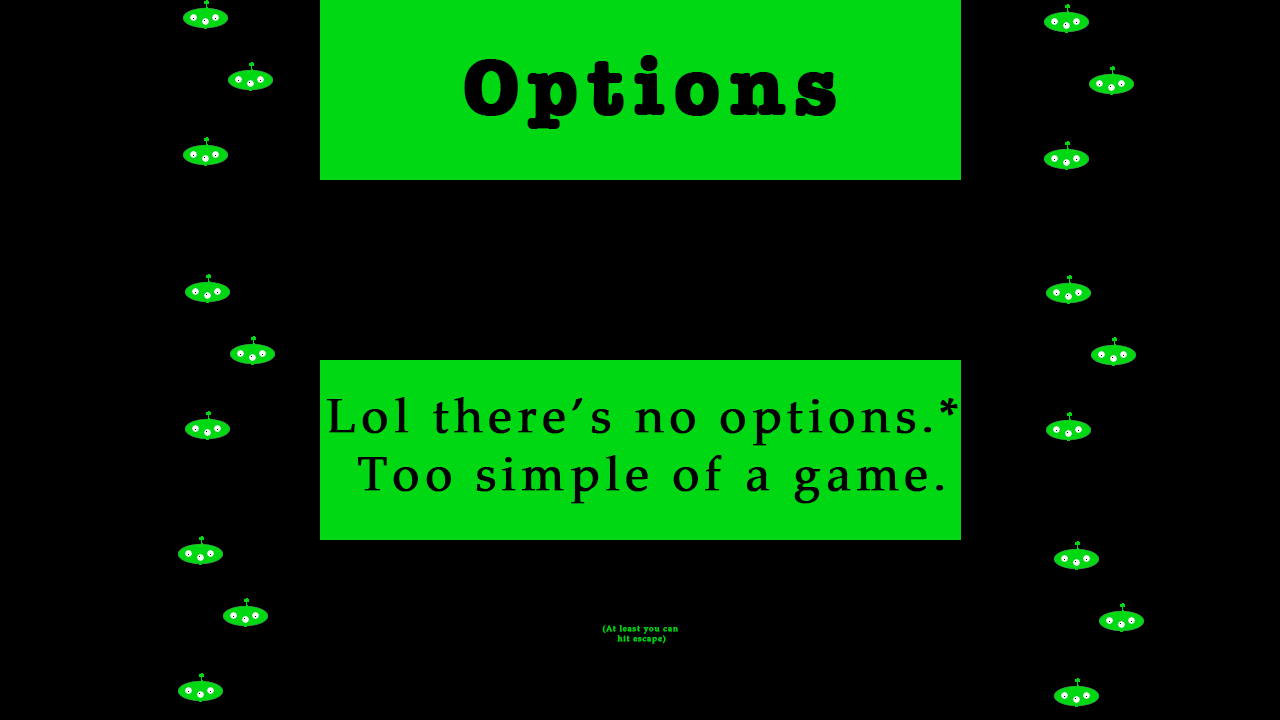
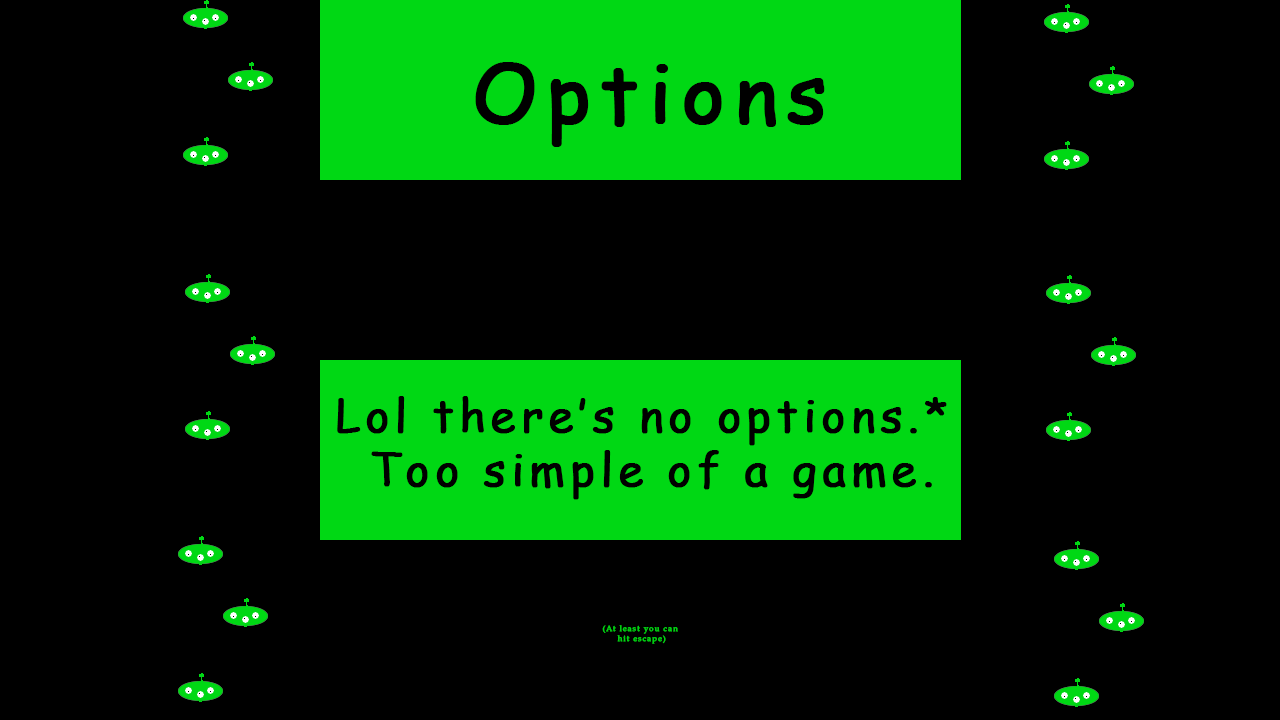
Before/after of a w=1280, h=720 layered artwork. What changed in the layer stack:
painted on "Options" over [464,55,836,147]
painted on "Lol there’s no options.* Too simple of a game." over [326,396,958,504]
